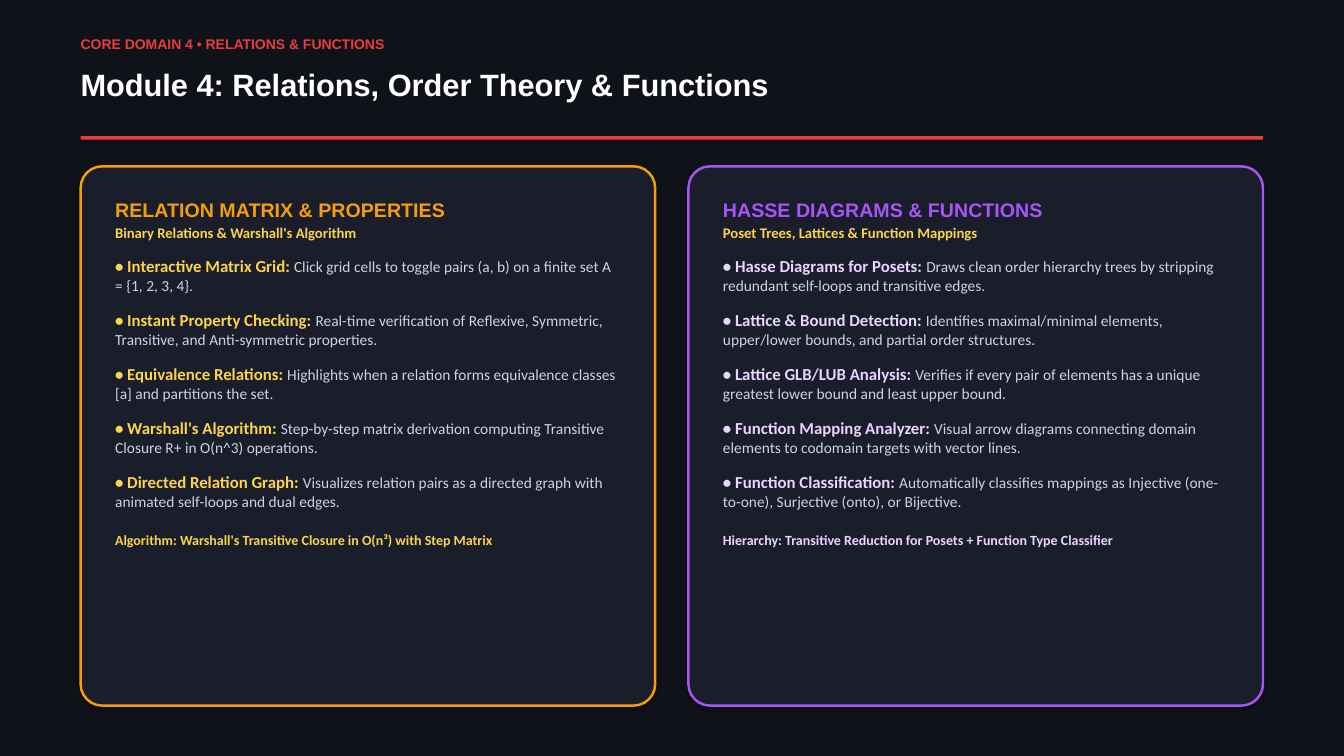
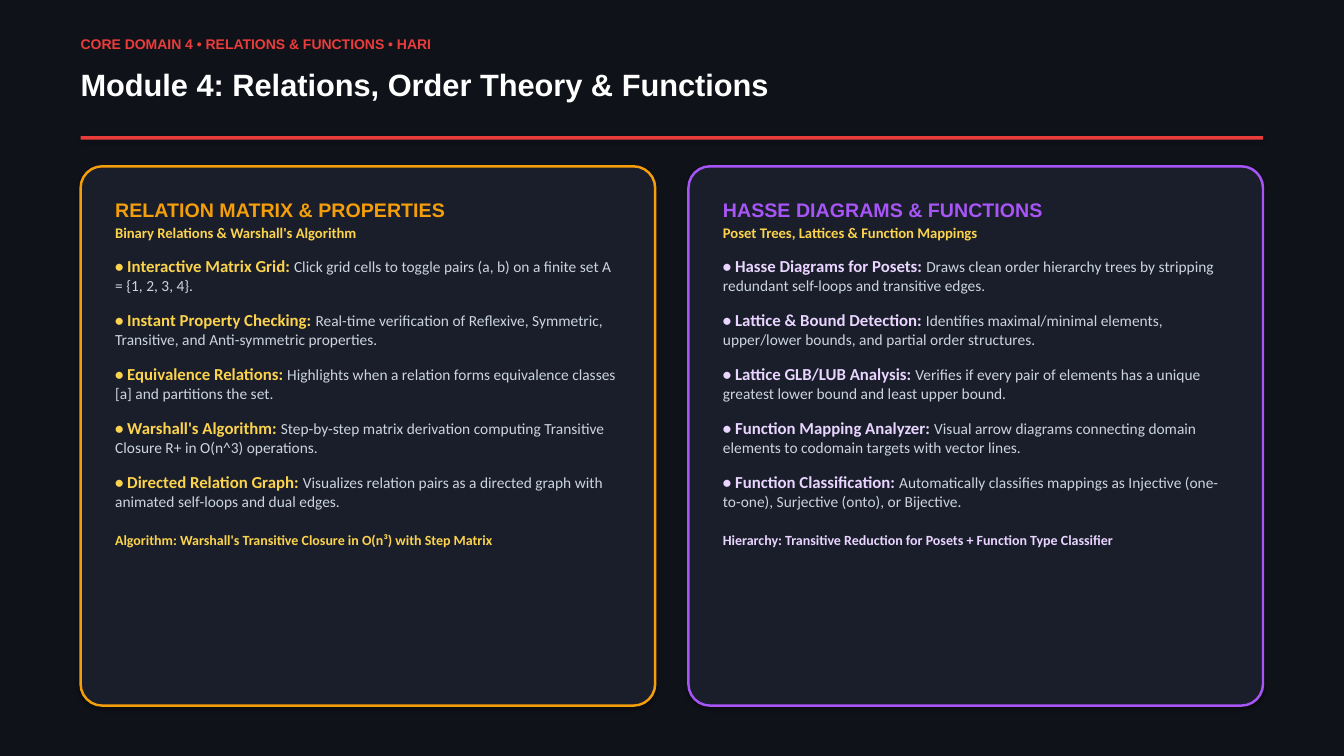
Before and after one commit to akash20065ray-sys/Logic_verse, a slide deck: slide 8 of LogicVerse_Presentation_Without_Names.pptx. Drawn at 1344x756 pixels with LibreOffice and Linux fonts; fonts in the diff are those of the drawing. Boxes give left, top, right and bottom in pixels: in the first picture for what was removed or moved away, otherwise in the second. Text is boxed around its words. In the diff, an @@ line names an element or a change of style, - is before the commit and + after.

```diff
--- a/LogicVerse_Presentation_Without_Names.pptx
+++ b/LogicVerse_Presentation_Without_Names.pptx
@@ text at <box>81,39,431,49</box>: text changed @@
-CORE DOMAIN 4 • RELATIONS & FUNCTIONS
+CORE DOMAIN 4 • RELATIONS & FUNCTIONS • HARI
```
Also in this commit, not shown: 7 other slides changed, 2 other files.
